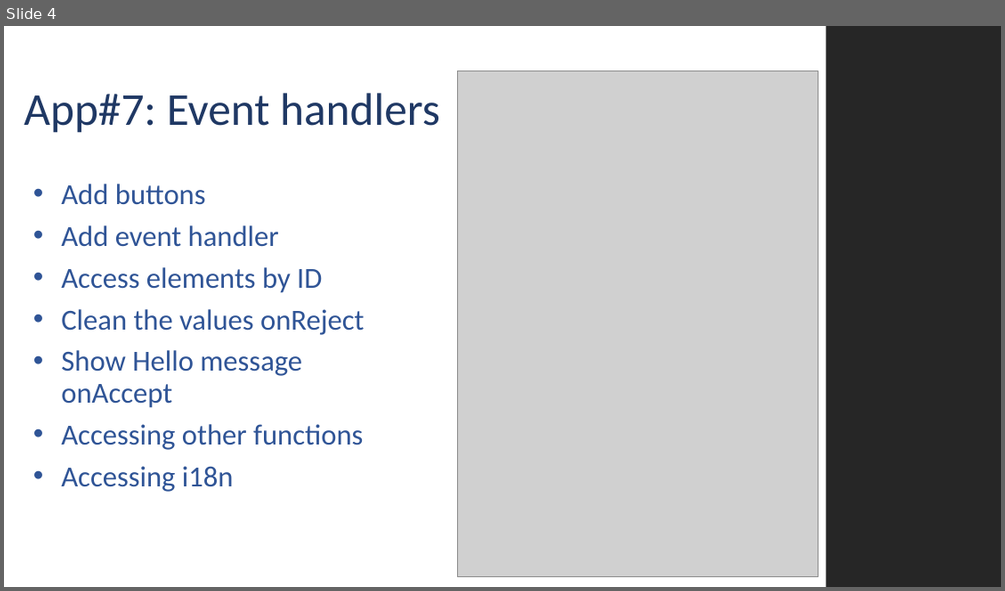
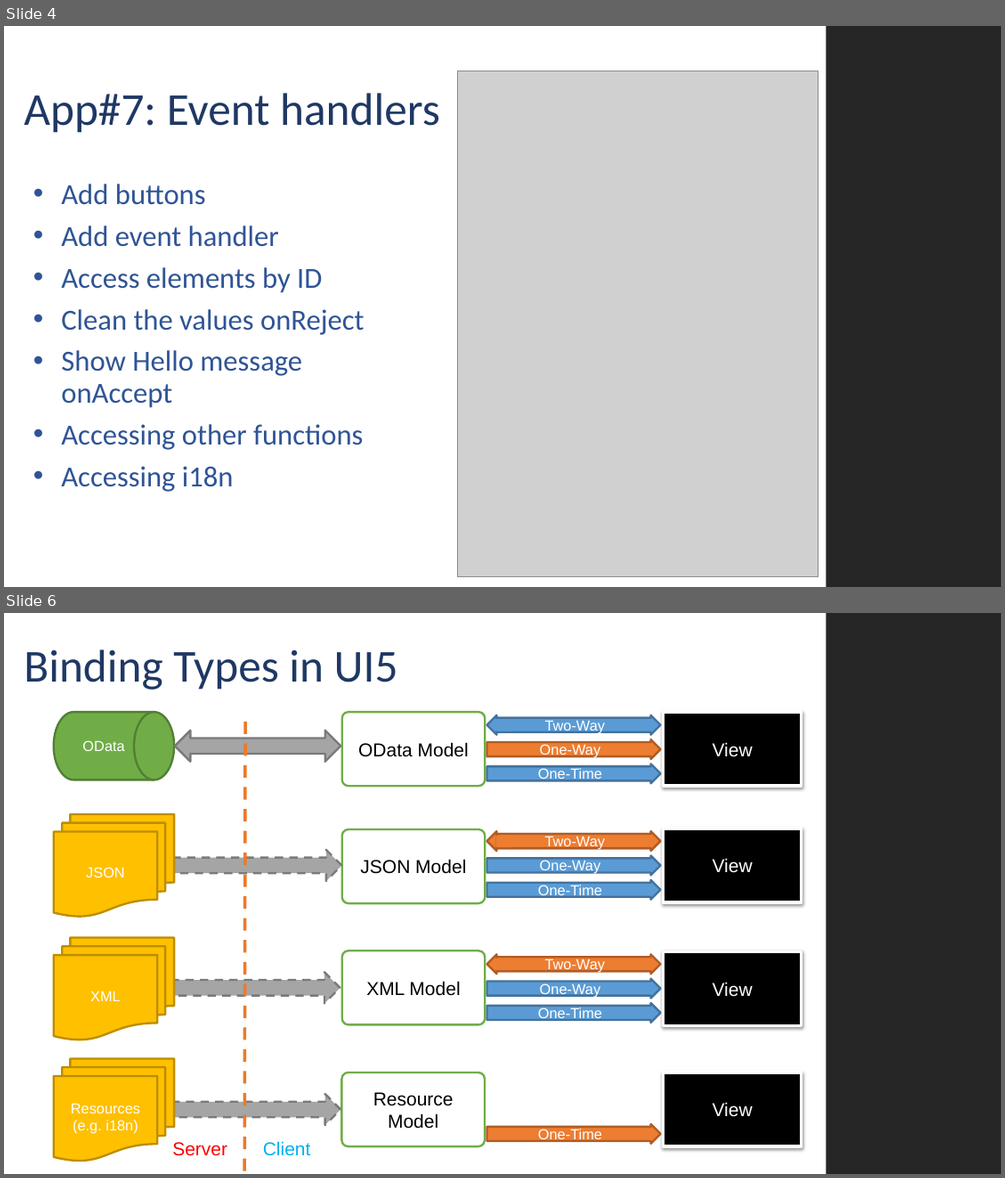
Before and after one commit to MJZSoft/OpenUI5Tutorial, a slide deck: Presentations/UI5_003.pptx. Shown one above the other, each under a label of ours: slide 4 before the commit, slides 4 and 6 after it; the slides between them are not shown. The pictures are 1005x591 and 1005x1178 pixels, drawn with LibreOffice and Linux fonts; fonts in the diff are those of the drawing; grey boxes stand for pictures; background and template pictures are left out. Boxes give left, top, right and bottom in pixels: in the first picture for what was removed or moved away, otherwise in the second. Text is boxed around its words. In the diff, an @@ line names an element or a change of style, - is before the commit and + after.

```diff
--- a/Presentations/UI5_003.pptx
+++ b/Presentations/UI5_003.pptx
@@ slide 6 added at (4,613,1001,1174), background #FFFFFF; not listed: 1 template element that a slide beside it also shows @@
@@ title added at (24,649,398,690), 44 pt, text #1F3864 @@
+Binding Types in UI5
@@ group added at (53,712,802,786): 4 right arrows, 2 rectangles, 1 flow chart magnetic drum, 1 rounded rectangle, 1 left right arrow @@
+OData
+OData Model
+View
+One-Way
+One-Time
+Two-Way
@@ line added from (245, 722) to (245, 1174), #EC792B 3 pt dashed @@
@@ group added at (53,814,802,916): 4 right arrows, 2 rectangles, 1 rounded rectangle, 1 left right arrow, 1 flow chart multidocument @@
+View
+One-Way
+One-Time
+Two-Way
+JSON Model
+JSON
@@ group added at (53,938,802,1040): 4 right arrows, 2 rectangles, 1 rounded rectangle, 1 left right arrow, 1 flow chart multidocument @@
+View
+One-Way
+One-Time
+Two-Way
+XML Model
+XML
@@ group added at (53,1059,802,1161): 1 rectangle, 1 rounded rectangle, 1 right arrow, 1 left right arrow, 1 flow chart multidocument @@
+View
+Resource Model
+One-Time
+Resources
+(e.g. i18n)
@@ text added at (172,1142,227,1156), 18 pt, text #FF0000 @@
+Server
@@ text added at (263,1141,311,1156), 18 pt, text #00B0F0 @@
+Client
```
Also in this commit, not shown: 1 slide changed, 2 other slides added, 30 other files.
